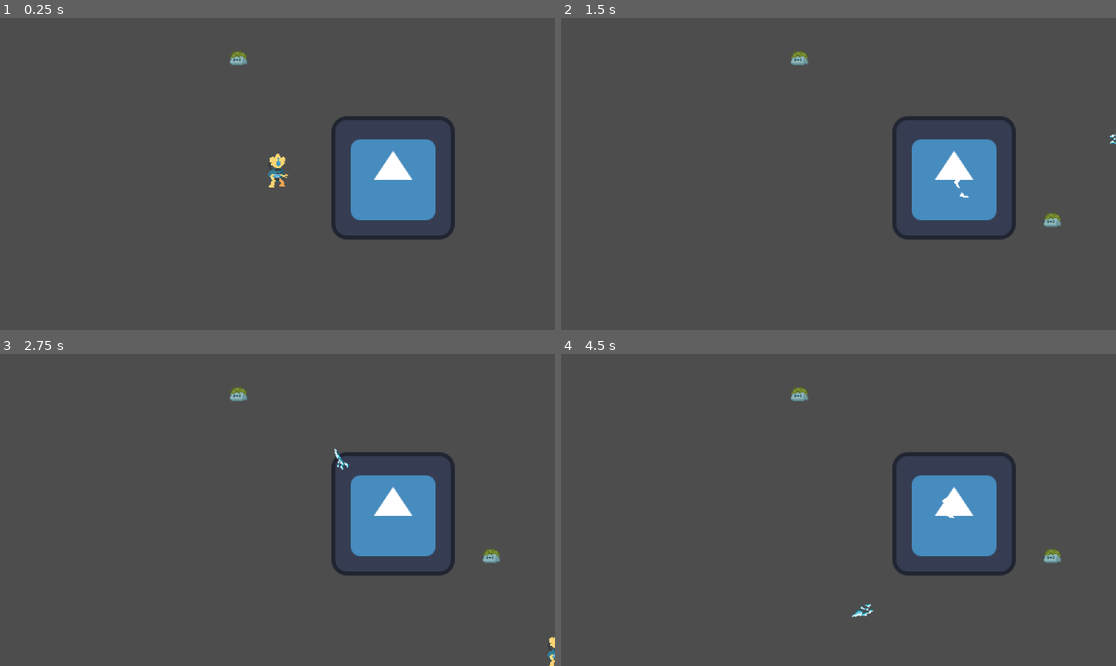
Above: before the commit, frames 1-4 (two rows, left to right).
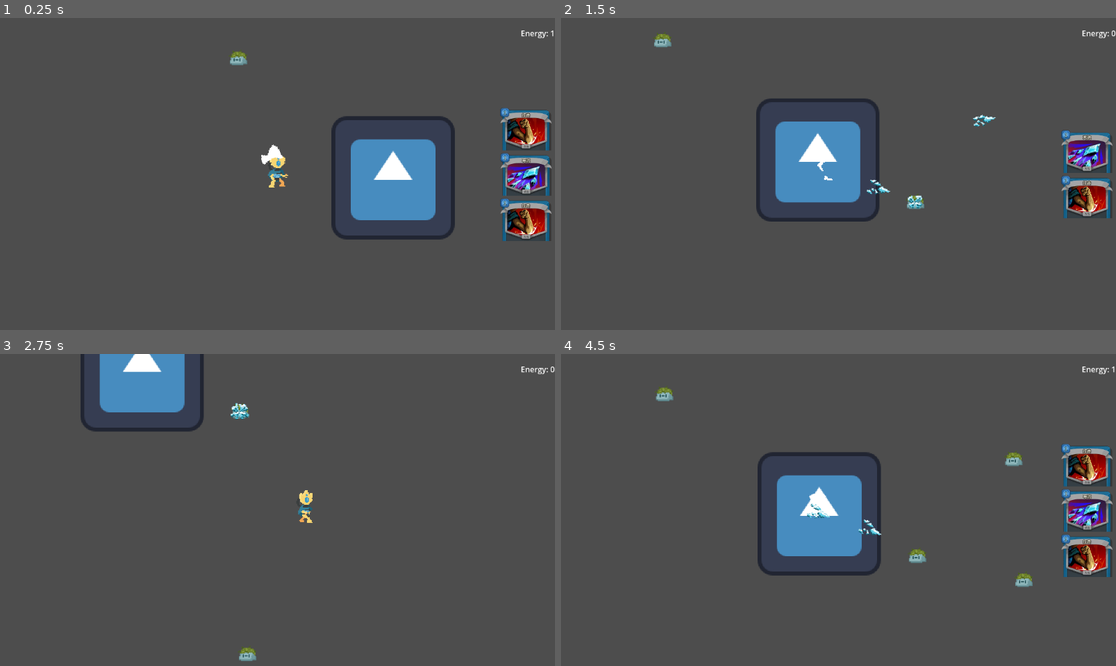
Above: after the commit, the same moments.

Repository: admaxpanda/machines
Game: Godot game, scene res://scene/main.tscn
Same seed, same stepped clock (60 frames per second), same inputs: the game is played once before the commit and once after it. The engine's default icon, where the game draws it, is replaced by a stand-in: a white triangle on a blue panel in a dark square.
Inputs (mouse positions are in pixels of both pictures, inside the frame that each line leads up to):
- Up to frame 1 (0.25 s): no input
- Up to frame 2 (1.5 s): move the mouse to (960, 158) at 0.52 s; press the mouse at (960, 158) at 0.53 s; hold D (move_right) 0.53-1.28 s; move the mouse to (727, 189) at 1.27 s; release the mouse at (727, 189) at 1.28 s; hold S (move_down) from 1.28 s (still down); right-click (727, 189) at 1.35 s
- Up to frame 3 (2.75 s): move the mouse to (333, 441) at 2.02 s; release S (move_down) at 2.03 s; press the mouse at (333, 441) at 2.03 s; hold D (move_right) from 2.03 s (still down)
- Up to frame 4 (4.5 s): move the mouse to (810, 572) at 2.77 s; release D (move_right) at 2.78 s; release the mouse at (810, 572) at 2.78 s; hold W (move_up) 2.78-3.53 s; right-click (810, 572) at 2.85 s; move the mouse to (1005, 556) at 3.52 s; press the mouse at (1005, 556) at 3.53 s; hold A (move_left) from 3.53 s (still down); move the mouse to (672, 463) at 4.27 s; release the mouse at (672, 463) at 4.28 s; right-click (672, 463) at 4.35 s

The runs differ from the first frame. In frame 1, 3.4% of the frame differs, in the area x 47-100%, y 4-72%; in frame 2, 13%; in frame 3, 9.4%; in frame 4, 14%, in the area x 16-100%, y 4-85%.

Commit message:
Add card system pipeline, camera follow, hand UI, and fix collision sticking
- Card engine turn loop with auto-play, card loader/deck builder, card resolver
- Camera follow with lerp, hand UI with card covers
- Fix player-enemy sticking via platform_floor_layers=0
- Player animation (idle/moving), new sprites

Co-Authored-By: Claude Opus 4.7 <noreply@anthropic.com>

Diff:
--- a/data/card/attack_cards.json
+++ b/data/card/attack_cards.json
@@ -28,6 +28,7 @@
       "id": "strike",
       "name": "打击",
       "cost": 1,
+      "cover": "res://sprite/strike_card.png",
       "chain": {
         "type": "aoe_detect",
         "shape": "circle",
@@ -48,6 +49,7 @@
       "id": "cold_snap",
       "name": "寒流",
       "cost": 1,
+      "cover": "res://sprite/cold_snap_card.png",
       "chain": {
         "type": "spawn_projectile",
         "origin": "player",
--- /dev/null
+++ b/data/card/deck.json
@@ -0,0 +1,16 @@
+{
+  "attack_deck": [
+    { "card_id": "strike" },
+    { "card_id": "strike" },
+    { "card_id": "strike" },
+    { "card_id": "strike" },
+    { "card_id": "strike" },
+    { "card_id": "cold_snap" },
+    { "card_id": "cold_snap" },
+    { "card_id": "cold_snap" },
+    { "card_id": "cold_snap" },
+    { "card_id": "cold_snap" }
+  ],
+  "skill_deck": [],
+  "ability_deck": []
+}
--- a/scene/enemy/slime_leaf.tscn
+++ b/scene/enemy/slime_leaf.tscn
@@ -20,6 +20,8 @@
 [node name="SlimeLeaf" type="CharacterBody2D"]
 collision_layer = 2
 collision_mask = 1
+motion_mode = 0
+platform_floor_layers = 0
 script = ExtResource("1")
 
 [node name="AnimatedSprite2D" type="AnimatedSprite2D" parent="."]
--- a/scene/enemy/slime_twig.tscn
+++ b/scene/enemy/slime_twig.tscn
@@ -20,6 +20,8 @@
 [node name="SlimeTwig" type="CharacterBody2D"]
 collision_layer = 2
 collision_mask = 1
+motion_mode = 0
+platform_floor_layers = 0
 script = ExtResource("1")
 
 [node name="AnimatedSprite2D" type="AnimatedSprite2D" parent="."]
--- a/scene/main.tscn
+++ b/scene/main.tscn
@@ -5,15 +5,21 @@
 [ext_resource type="Script" uid="uid://dstvg70i6nk4p" path="res://script/core/battle_manager.gd" id="3"]
 [ext_resource type="Script" uid="uid://dce21cjnm01gj" path="res://script/core/main.gd" id="5"]
 [ext_resource type="Script" uid="uid://w31183ekimgx" path="res://script/test/test.gd" id="6"]
+[ext_resource type="Script" uid="uid://d7dnbm1r8uphe" path="res://script/core/card_engine.gd" id="7"]
+[ext_resource type="PackedScene" path="res://scene/ui/hand_ui.tscn" id="9"]
+[ext_resource type="Script" path="res://script/core/camera_follow.gd" id="10"]
 
 [node name="Main" type="Node2D" unique_id=1749692696]
 script = ExtResource("5")
 
+[node name="Player" parent="." unique_id=1051161302 instance=ExtResource("1")]
+metadata/_edit_group_ = true
+
 [node name="Camera2D" type="Camera2D" parent="." unique_id=1527028463]
 zoom = Vector2(2, 2)
-
-[node name="Player" parent="." unique_id=1051167302 instance=ExtResource("1")]
-metadata/_edit_group_ = true
+script = ExtResource("10")
+follow_speed = 6.0
+target_path = NodePath("../Player")
 
 [node name="Enemies" type="Node2D" parent="." unique_id=1945427893]
 
@@ -24,5 +30,11 @@
 [node name="BattleManager" type="Node" parent="." unique_id=1837276765]
 script = ExtResource("3")
 
+[node name="CardEngine" type="Node" parent="."]
+script = ExtResource("7")
+
+[node name="HandUI" parent="." instance=ExtResource("9")]
+card_engine_path = NodePath("../CardEngine")
+
 [node name="Test" type="Node2D" parent="." unique_id=114152428]
 script = ExtResource("6")
--- a/scene/player.tscn
+++ b/scene/player.tscn
@@ -1,28 +1,20 @@
 [gd_scene format=3 uid="uid://d1c44phoahxvt"]
 
 [ext_resource type="Script" uid="uid://bc6sfv5qwrmnb" path="res://script/entity/player.gd" id="1"]
-[ext_resource type="Texture2D" uid="uid://wt68i1ll5bbe" path="res://sprite/player.png" id="2"]
+[ext_resource type="SpriteFrames" uid="uid://bhi5sfby5hwex" path="res://sprite/player.tres" id="2"]
 
 [sub_resource type="CircleShape2D" id="CircleShape2D_1"]
 radius = 12.0
 
-[sub_resource type="SpriteFrames" id="SpriteFrames_1"]
-animations = [{
-"frames": [{
-"duration": 1.0,
-"texture": ExtResource("2")
-}],
-"loop": true,
-"name": &"idle",
-"speed": 5.0
-}]
-
 [node name="Player" type="CharacterBody2D" unique_id=873031772]
+motion_mode = 0
+platform_floor_layers = 0
 script = ExtResource("1")
 
 [node name="AnimatedSprite2D" type="AnimatedSprite2D" parent="." unique_id=1715551595]
-sprite_frames = SubResource("SpriteFrames_1")
+sprite_frames = ExtResource("2")
 animation = &"idle"
 
 [node name="CollisionShape2D" type="CollisionShape2D" parent="." unique_id=1737689541]
+position = Vector2(0, 3)
 shape = SubResource("CircleShape2D_1")
--- /dev/null
+++ b/scene/ui/card_slot.tscn
@@ -0,0 +1,8 @@
+[gd_scene format=3]
+
+[ext_resource type="Script" path="res://script/ui/card_slot.gd" id="1"]
+
+[node name="CardSlot" type="TextureRect"]
+custom_minimum_size = Vector2(60, 45)
+stretch_mode = 5
+script = ExtResource("1")
--- /dev/null
+++ b/scene/ui/hand_ui.tscn
@@ -0,0 +1,26 @@
+[gd_scene format=3]
+
+[ext_resource type="Script" path="res://script/ui/hand_ui.gd" id="1"]
+
+[node name="HandUI" type="CanvasLayer"]
+script = ExtResource("1")
+
+[node name="HandContainer" type="VBoxContainer" parent="."]
+anchor_left = 1.0
+anchor_right = 1.0
+anchor_bottom = 1.0
+offset_left = -120.0
+offset_top = 0.0
+offset_right = 0.0
+offset_bottom = 0.0
+alignment = 1
+
+[node name="EnergyLabel" type="Label" parent="."]
+anchor_left = 1.0
+anchor_right = 1.0
+offset_left = -120.0
+offset_top = 20.0
+offset_right = 0.0
+offset_bottom = 50.0
+text = "Energy: 0"
+horizontal_alignment = 2
--- a/script/core/attack_card_data.gd
+++ b/script/core/attack_card_data.gd
@@ -7,6 +7,7 @@
 var card_name: String = ""          ## 显示名称
 var cost: int = 1                   ## 能量消耗
 var chain: Dictionary = {}          ## 效果链（嵌套结构）
+var cover: String = ""              ## 封面图片路径
 var exhaust: bool = false           ## 打出后是否消耗
 
 ## 从 JSON 字典解析
@@ -16,5 +17,6 @@
 	card.card_name = str(data.get("name", ""))
 	card.cost = int(data.get("cost", 1))
 	card.chain = data.get("chain", {})
+	card.cover = str(data.get("cover", ""))
 	card.exhaust = bool(data.get("exhaust", false))
 	return card
--- /dev/null
+++ b/script/core/camera_follow.gd
@@ -0,0 +1,17 @@
+extends Camera2D
+
+## 相机跟随：平滑追踪目标，产生轻微滞后感
+
+@export var follow_speed: float = 6.0
+@export var target_path: NodePath
+
+var _target: Node2D
+
+func _ready() -> void:
+	if target_path:
+		_target = get_node(target_path)
+
+func _physics_process(delta: float) -> void:
+	if not _target:
+		return
+	global_position = global_position.lerp(_target.global_position, follow_speed * delta)
--- a/script/core/card_engine.gd
+++ b/script/core/card_engine.gd
@@ -10,11 +10,15 @@
 var hand: Array = []               ## Array[AttackCardData] 手牌
 var discard_pile: Array = []       ## Array[AttackCardData] 弃牌堆
 var exhaust_pile: Array = []       ## Array[AttackCardData] 消耗堆
+var source: Node2D                  ## 玩家引用（攻击出发点）
 
 var energy: int = 0                ## 当前能量
 var energy_per_turn: int = 3       ## 每回合获得能量
 var hand_limit: int = 10           ## 手牌上限
 var draw_per_turn: int = 5         ## 每回合抽牌数
+var turn_duration: float = 1.0     ## 回合总时长（秒）
+var play_interval: float = 0.1     ## 打牌间隔（秒）
+var _running: bool = false         ## 回合循环是否运行中
 
 ## 初始化：传入卡组，洗牌放入抽牌堆
 func initialize(deck: Array) -> void:
@@ -58,7 +62,11 @@
 	else:
 		discard_pile.append(card)
 	hand_changed.emit()
-	# TODO: 结算卡牌效果（造成伤害等）
+	var context := {
+		"source": source,
+		"card_engine": self,
+	}
+	CardResolver.play(card, context)
 	return true
 
 ## 回合结束：弃掉手牌剩余
@@ -71,3 +79,24 @@
 	draw_pile = discard_pile.duplicate()
 	discard_pile.clear()
 	draw_pile.shuffle()
+
+## 启动回合循环
+func run_turns() -> void:
+	_running = true
+	while _running:
+		start_turn()
+		var elapsed := 0.0
+		while not hand.is_empty() and elapsed < turn_duration:
+			await get_tree().create_timer(play_interval).timeout
+			elapsed += play_interval
+			if not auto_play():
+				break
+		end_turn()
+		hand_changed.emit()
+		var remaining := turn_duration - elapsed
+		if remaining > 0.0:
+			await get_tree().create_timer(remaining).timeout
+
+## 停止回合循环
+func stop_turns() -> void:
+	_running = false
--- /dev/null
+++ b/script/core/card_loader.gd
@@ -0,0 +1,49 @@
+class_name CardLoader
+extends RefCounted
+
+## 卡牌加载器：从 JSON 读取卡牌数据并构建卡组
+
+## 加载所有攻击卡数据，返回 { StringName: AttackCardData } 字典
+static func load_attack_cards() -> Dictionary:
+	var file := FileAccess.open("res://data/card/attack_cards.json", FileAccess.READ)
+	if not file:
+		return {}
+	var text := _strip_comments(file.get_as_text())
+	file.close()
+	var json := JSON.new()
+	if json.parse(text) != OK:
+		return {}
+	var cards: Dictionary = {}
+	for card_dict in json.data.get("cards", []):
+		var card := AttackCardData.from_dict(card_dict)
+		if card.id != &"":
+			cards[card.id] = card
+	return cards
+
+## 根据卡组 JSON 构建攻击卡组实例数组
+static func build_attack_deck() -> Array:
+	var card_db := load_attack_cards()
+	if card_db.is_empty():
+		return []
+	var file := FileAccess.open("res://data/card/deck.json", FileAccess.READ)
+	if not file:
+		return []
+	var text := _strip_comments(file.get_as_text())
+	file.close()
+	var json := JSON.new()
+	if json.parse(text) != OK:
+		return []
+	var deck: Array = []
+	for entry in json.data.get("attack_deck", []):
+		var card_id: StringName = StringName(entry.get("card_id", ""))
+		if card_db.has(card_id):
+			deck.append(card_db[card_id])
+	return deck
+
+static func _strip_comments(raw: String) -> String:
+	var lines := raw.split("\n")
+	var clean: PackedStringArray = []
+	for line in lines:
+		if not line.strip_edges().begins_with("#"):
+			clean.append(line)
+	return "\n".join(clean)
--- a/script/core/main.gd
+++ b/script/core/main.gd
@@ -3,7 +3,12 @@
 @onready var battle_manager: Node = $BattleManager
 @onready var player: Node2D = $Player
 @onready var enemies_node: Node2D = $Enemies
+@onready var card_engine: Node = $CardEngine
 
 func _ready() -> void:
 	player.add_to_group(&"player")
+	var deck := CardLoader.build_attack_deck()
+	card_engine.source = player
+	card_engine.initialize(deck)
+	card_engine.run_turns()
 	battle_manager.start_battle(enemies_node)
--- a/script/entity/player.gd
+++ b/script/entity/player.gd
@@ -1,8 +1,22 @@
 extends CharacterBody2D
 
 @export var speed: float = 200.0
+
+@onready var _sprite: AnimatedSprite2D = $AnimatedSprite2D
 
 func _physics_process(_delta: float) -> void:
 	var direction := Input.get_vector("move_left", "move_right", "move_up", "move_down")
 	velocity = direction * speed
 	move_and_slide()
+
+	if velocity.length() > 1.0:
+		if _sprite.animation != &"moving":
+			_sprite.play(&"moving")
+	else:
+		if _sprite.animation != &"idle":
+			_sprite.play(&"idle")
+
+	if velocity.x < -1.0:
+		_sprite.flip_h = true
+	elif velocity.x > 1.0:
+		_sprite.flip_h = false
--- /dev/null
+++ b/script/ui/card_slot.gd
@@ -0,0 +1,15 @@
+extends TextureRect
+
+## 单张卡牌槽位：显示封面（50% 缩放）
+
+const CARD_SIZE := Vector2(120, 90)
+
+func _ready() -> void:
+	custom_minimum_size = CARD_SIZE
+	size = CARD_SIZE
+	expand_mode = TextureRect.EXPAND_IGNORE_SIZE
+	stretch_mode = TextureRect.STRETCH_KEEP_ASPECT_CENTERED
+
+func setup(card: AttackCardData) -> void:
+	if card.cover != "":
+		texture = load(card.cover)
--- /dev/null
+++ b/script/ui/hand_ui.gd
@@ -0,0 +1,27 @@
+extends CanvasLayer
+
+## 手牌 UI：右侧竖向显示当前手牌封面和能量
+
+@export var card_engine_path: NodePath
+
+var _card_engine: Node
+var _card_scene: PackedScene
+
+func _ready() -> void:
+	_card_scene = preload("res://scene/ui/card_slot.tscn")
+	_card_engine = get_node(card_engine_path)
+	if _card_engine:
+		_card_engine.hand_changed.connect(_on_hand_changed)
+		_card_engine.energy_changed.connect(_on_energy_changed)
+
+func _on_hand_changed() -> void:
+	var container: VBoxContainer = $HandContainer
+	for child in container.get_children():
+		child.queue_free()
+	for card: AttackCardData in _card_engine.hand:
+		var slot := _card_scene.instantiate()
+		container.add_child(slot)
+		slot.setup(card)
+
+func _on_energy_changed(new_energy: int) -> void:
+	$EnergyLabel.text = "Energy: %d" % new_energy
--- /dev/null
+++ b/sprite/player.tres
@@ -0,0 +1,100 @@
+[gd_resource type="SpriteFrames" format=3 uid="uid://bhi5sfby5hwex"]
+
+[ext_resource type="Texture2D" uid="uid://wt68i1ll5bbe" path="res://sprite/player.png" id="1_15t43"]
+
+[sub_resource type="AtlasTexture" id="AtlasTexture_fpl4o"]
+atlas = ExtResource("1_15t43")
+region = Rect2(0, 0, 64, 64)
+
+[sub_resource type="AtlasTexture" id="AtlasTexture_u2t15"]
+atlas = ExtResource("1_15t43")
+region = Rect2(64, 0, 64, 64)
+
+[sub_resource type="AtlasTexture" id="AtlasTexture_81pwo"]
+atlas = ExtResource("1_15t43")
+region = Rect2(128, 0, 64, 64)
+
+[sub_resource type="AtlasTexture" id="AtlasTexture_effat"]
+atlas = ExtResource("1_15t43")
+region = Rect2(192, 0, 64, 64)
+
+[sub_resource type="AtlasTexture" id="AtlasTexture_04037"]
+atlas = ExtResource("1_15t43")
+region = Rect2(0, 64, 64, 64)
+
+[sub_resource type="AtlasTexture" id="AtlasTexture_4tg8b"]
+atlas = ExtResource("1_15t43")
+region = Rect2(64, 64, 64, 64)
+
+[sub_resource type="AtlasTexture" id="AtlasTexture_rp1s8"]
+atlas = ExtResource("1_15t43")
+region = Rect2(128, 64, 64, 64)
+
+[sub_resource type="AtlasTexture" id="AtlasTexture_ulub4"]
+atlas = ExtResource("1_15t43")
+region = Rect2(192, 64, 64, 64)
+
+[sub_resource type="AtlasTexture" id="AtlasTexture_w8fnb"]
+atlas = ExtResource("1_15t43")
+region = Rect2(0, 128, 64, 64)
+
+[sub_resource type="AtlasTexture" id="AtlasTexture_vewwn"]
+atlas = ExtResource("1_15t43")
+region = Rect2(64, 128, 64, 64)
+
+[sub_resource type="AtlasTexture" id="AtlasTexture_ih2ei"]
+atlas = ExtResource("1_15t43")
+region = Rect2(128, 128, 64, 64)
+
+[sub_resource type="AtlasTexture" id="AtlasTexture_o8i0l"]
+atlas = ExtResource("1_15t43")
+region = Rect2(192, 128, 64, 64)
+
+[resource]
+animations = [{
+"frames": [{
+"duration": 1.0,
+"texture": SubResource("AtlasTexture_fpl4o")
+}, {
+"duration": 1.0,
+"texture": SubResource("AtlasTexture_u2t15")
+}, {
+"duration": 1.0,
+"texture": SubResource("AtlasTexture_81pwo")
+}, {
+"duration": 1.0,
+"texture": SubResource("AtlasTexture_effat")
+}, {
+"duration": 1.0,
+"texture": SubResource("AtlasTexture_04037")
+}],
+"loop": true,
+"name": &"idle",
+"speed": 5.0
+}, {
+"frames": [{
+"duration": 1.0,
+"texture": SubResource("AtlasTexture_4tg8b")
+}, {
+"duration": 1.0,
+"texture": SubResource("AtlasTexture_rp1s8")
+}, {
+"duration": 1.0,
+"texture": SubResource("AtlasTexture_ulub4")
+}, {
+"duration": 1.0,
+"texture": SubResource("AtlasTexture_w8fnb")
+}, {
+"duration": 1.0,
+"texture": SubResource("AtlasTexture_vewwn")
+}, {
+"duration": 1.0,
+"texture": SubResource("AtlasTexture_ih2ei")
+}, {
+"duration": 1.0,
+"texture": SubResource("AtlasTexture_o8i0l")
+}],
+"loop": true,
+"name": &"moving",
+"speed": 20.0
+}]
Not shown, added: script/ui/card_slot.gd.uid
Not shown, added: script/ui/hand_ui.gd.uid
Binary file added: sprite/claw.png
Binary file added: sprite/cold_snap_card.png
Binary file changed: sprite/player.png
Binary file added: sprite/strike_card.png
